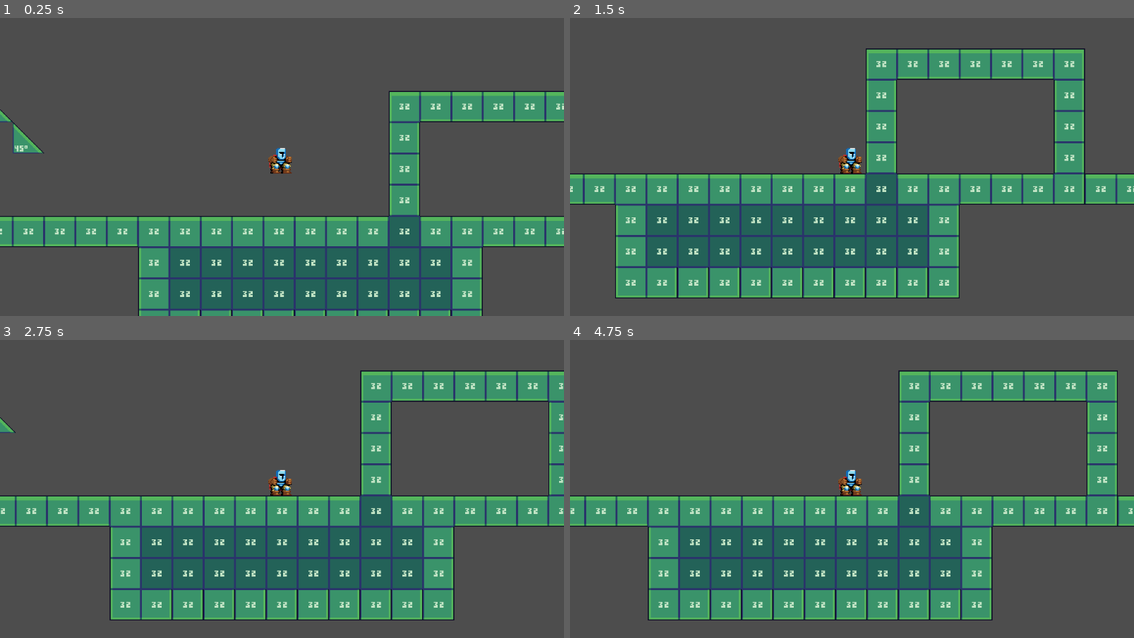
Above: before the commit, frames 1-4 (two rows, left to right).
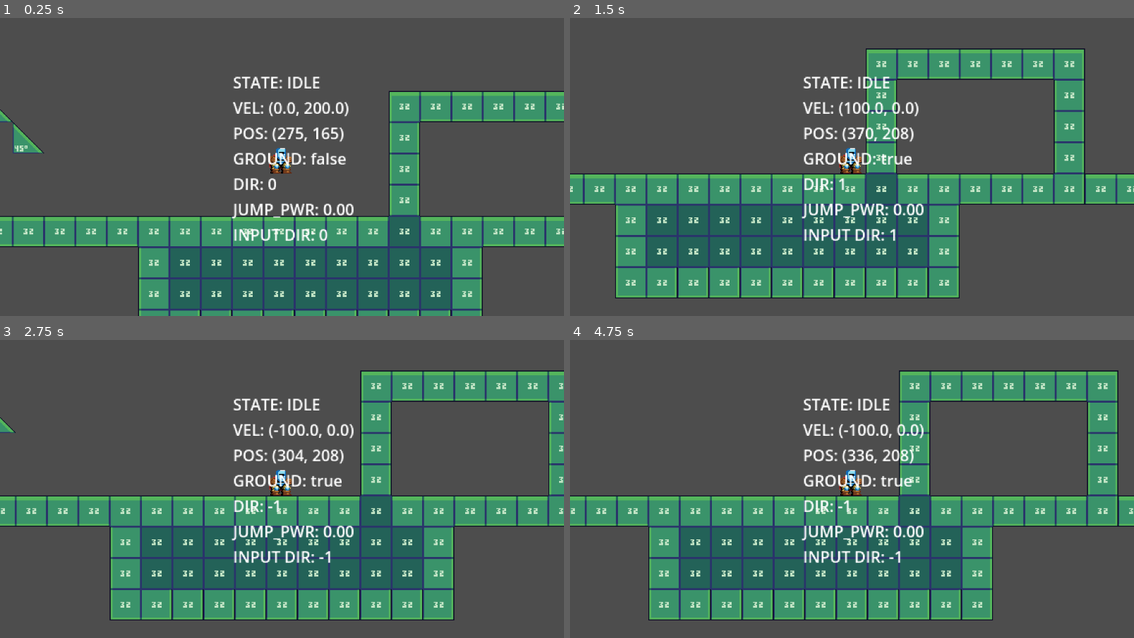
Above: after the commit, the same moments.

Repository: linkinmjs/up-escape
Game: Godot game, scene res://scenes/main.tscn
Two runs of this game, one before a commit and one after it. Both use one fixed random seed, a clock stepped at 60 frames per second and the inputs below.
Inputs:
- Up to frame 1 (0.25 s): no input
- Up to frame 2 (1.5 s): hold Right (ui_right) from 0.53 s (still down)
- Up to frame 3 (2.75 s): tap Enter at 2 s; release Right (ui_right) at 2.03 s; hold Left (ui_left) from 2.03 s (still down)
- Up to frame 4 (4.75 s): release Left (ui_left) at 2.78 s; hold Right (ui_right) 2.78-4.28 s; tap Space at 4.25 s; hold Left (ui_left) from 4.28 s (still down)

The runs differ from the first frame. In frame 1, 2.5% of the frame differs, in the area x 40-63%, y 19-75%; in frame 2, 2.5%; in frame 3, 2.5%; in frame 4, 5.3%, in the area x 0-100%, y 10-95%.

Commit message:
Modify jump and bounce logic

Diff:
--- a/scenes/player/player.tscn
+++ b/scenes/player/player.tscn
@@ -33,9 +33,6 @@
 [sub_resource type="RectangleShape2D" id="RectangleShape2D_dovo2"]
 size = Vector2(20, 26)
 
-[sub_resource type="RectangleShape2D" id="RectangleShape2D_gmlin"]
-size = Vector2(1, 25)
-
 [node name="Player" type="CharacterBody2D"]
 script = ExtResource("1_8afob")
 
@@ -57,13 +54,6 @@
 
 [node name="CollisionShape2D" type="CollisionShape2D" parent="HeadCheck"]
 
-[node name="WallCheck" type="Area2D" parent="."]
-
-[node name="CollisionShape2D" type="CollisionShape2D" parent="WallCheck"]
-position = Vector2(12, 3)
-shape = SubResource("RectangleShape2D_gmlin")
-debug_color = Color(0.77307, 0.17755, 0.977918, 0.42)
-
 [node name="DebugLabel" type="Label" parent="."]
 anchors_preset = 15
 anchor_right = 1.0
@@ -78,5 +68,3 @@
 
 [node name="Camera2D" type="Camera2D" parent="."]
 zoom = Vector2(2, 2)
-
-[connection signal="body_entered" from="WallCheck" to="." method="_on_wall_check_body_entered"]
--- a/scripts/player.gd
+++ b/scripts/player.gd
@@ -35,11 +35,13 @@
 var jump := false
 
 func _physics_process(delta: float) -> void:
-	print("vel:", velocity, " grounded:", is_on_floor())
+	#print("vel:", velocity, " grounded:", is_on_floor())
+	check_wall_bounce()  # ← detectar rebote del frame anterior
 	handle_input(delta)
-	handle_state(delta)
 	apply_gravity(delta)
-	move_character()
+	move_character()  # ← primero moverse
+	handle_state(delta)  # ← luego actualizar el estado
+	update_debug_info()
 
 func handle_input(delta: float) -> void:
 	left = Input.is_action_pressed("ui_left")
@@ -61,7 +63,7 @@
 
 	if is_grounded and state == PlayerState.IDLE:
 		velocity.x = direction * MOVE_SPEED
-	elif is_grounded and direction == 0:
+	elif is_grounded and direction == 0 and state == PlayerState.IDLE:
 		velocity.x = 0
 
 	if state == PlayerState.CHARGING:
@@ -76,11 +78,26 @@
 
 
 func start_jump():
+	print("Jump vel.x:", velocity.x)
 	var power = clamp(jump_power, MIN_JUMP_POWER, MAX_JUMP_POWER)
 	jump_power = 0.0
 	state = PlayerState.JUMPING
 	velocity.y = -MAX_JUMP_HEIGHT * power
 	velocity.x = direction * 80.0
+
+func check_wall_bounce():
+	var count := get_slide_collision_count()
+	for i in count:
+		var collision := get_slide_collision(i)
+		var normal := collision.get_normal()
+		if not is_grounded and abs(normal.x) > 0.9:
+			if abs(velocity.x) < 1:
+				velocity.x = 80.0 * -sign(normal.x)
+			else:
+				velocity.x = -velocity.x * 0.5
+			print("REBOTANDO → vel.x = ", velocity.x)
+			state = PlayerState.FALLING
+			break
 
 func apply_gravity(delta: float) -> void:
 	if state in [PlayerState.FALLING, PlayerState.JUMPING, PlayerState.IDLE]:
@@ -89,9 +106,22 @@
 			velocity.y = MAX_FALL_SPEED
 
 func move_character() -> void:
-	print("Move Character")
 	move_and_slide()
 	is_grounded = is_on_floor()
+
+	var count := get_slide_collision_count()
+	for i in count:
+		var collision := get_slide_collision(i)
+		var normal := collision.get_normal()
+		if not is_grounded and abs(normal.x) > 0.9:
+			if abs(velocity.x) < 1:
+				velocity.x = 80.0 * sign(normal.x) * -1
+			else:
+				velocity.x = -velocity.x * 0.5
+			print("REBOTANDO → vel.x = ", velocity.x)
+			state = PlayerState.FALLING
+			break
+
 
 func handle_state(delta: float) -> void:
 	if state == PlayerState.JUMPING and velocity.y > 0:
@@ -111,6 +141,7 @@
 func _on_splat_timer_timeout() -> void:
 	state = PlayerState.IDLE
 
+
 # WIP
 func update_debug_info() -> void:
 	var lines := []
@@ -123,11 +154,3 @@
 	lines.append("INPUT DIR: %d" % direction)
 
 	$DebugLabel.text = "\n".join(lines)
-
-
-func _on_wall_check_body_entered(body: Node2D) -> void:
-	if not is_grounded and (state == PlayerState.JUMPING or state == PlayerState.FALLING):
-		if abs(velocity.x) > 20.0:
-			velocity.x = -velocity.x * 0.5  # Rebote invertido y más débil
-			#$AnimatedSprite2D.play("air_collide")  # WIP
-			state = PlayerState.FALLING
Not shown: 1 places in scenes/player/player.tscn that only renumber resources
